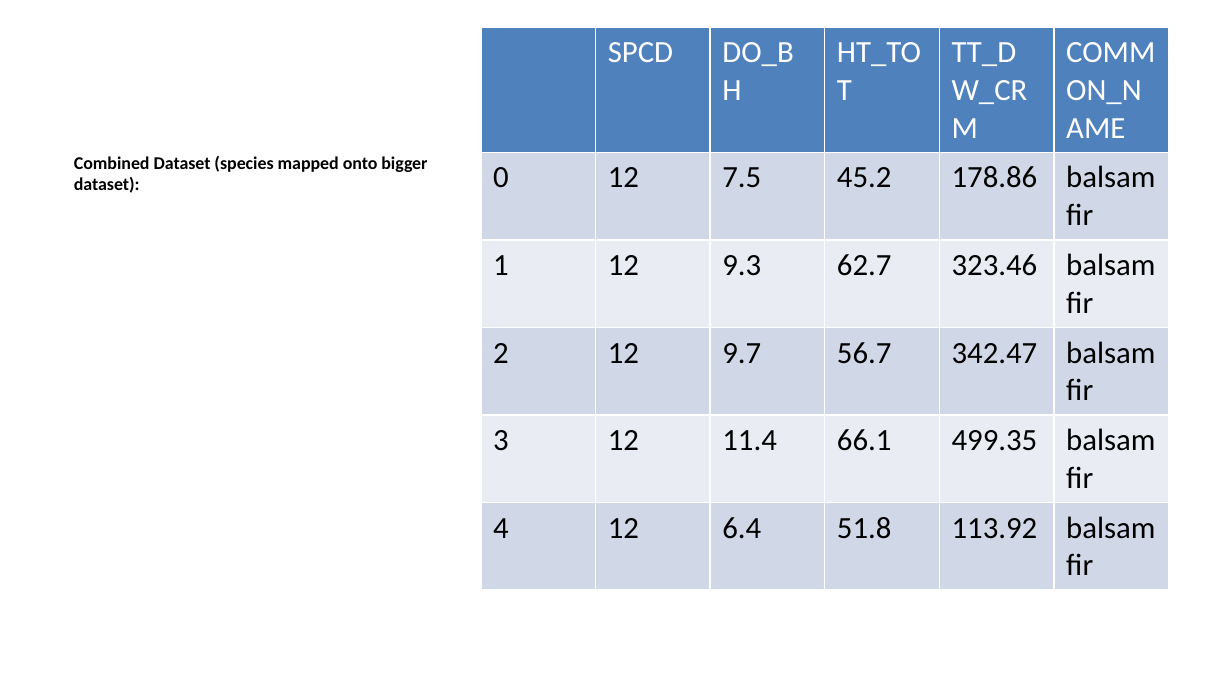
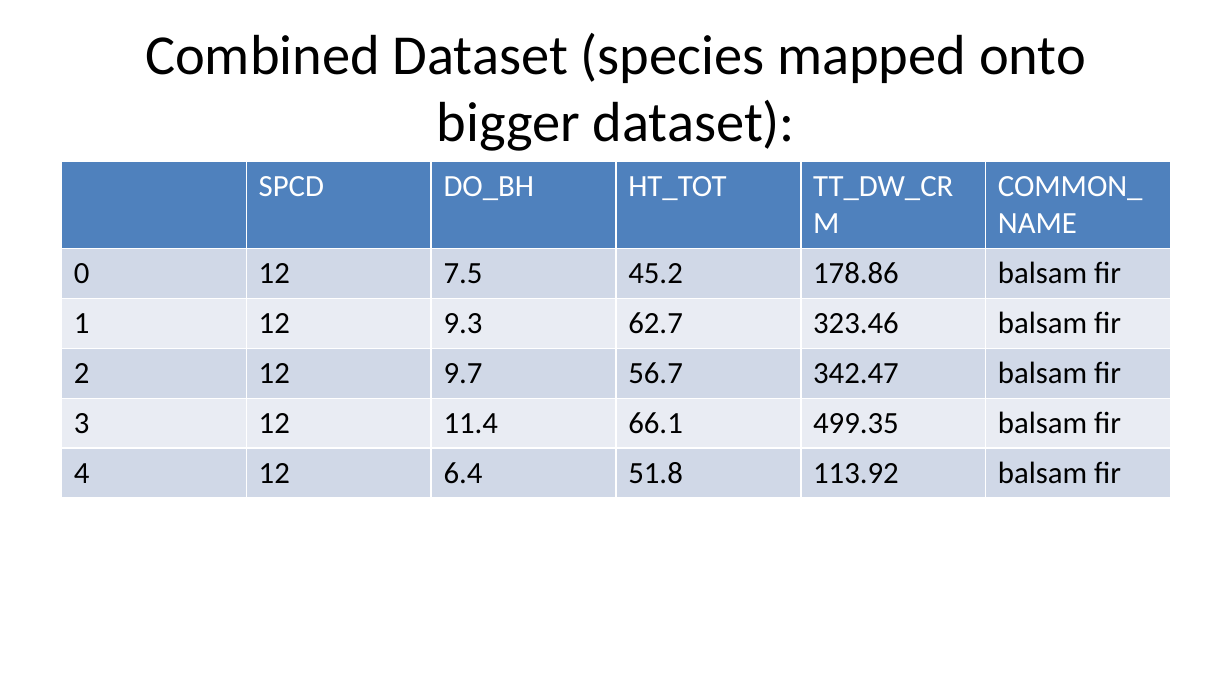
Before and after one commit to deancallahan25/Redwood-Analytics-Portfolio, a slide deck: slide 16 of Project-3/individual-models/data/presentation.pptx (slide 13 before the commit). Drawn at 1232x693 pixels with LibreOffice and Linux fonts; fonts in the diff are those of the drawing. Boxes give left, top, right and bottom in pixels: in the first picture for what was removed or moved away, otherwise in the second. Text is boxed around its words. In the diff, an @@ line names an element or a change of style, - is before the commit and + after.

```diff
--- a/Project-3/individual-models/data/presentation.pptx
+++ b/Project-3/individual-models/data/presentation.pptx
@@ title "Combined Dataset (species mapped onto ...": place and size @@
-title "Combined Dataset (species mapped onto ..." at (74, 156, 427, 193)
+title "Combined Dataset (species mapped onto ..." at (145, 33, 1086, 151)
@@ title "Combined Dataset (species mapped onto ..." at (145, 33, 1086, 151): size 10.5 to 33 pt, bold off; alignment left to centre; less space between paragraphs; vertical alignment top to middle @@
@@ table: place and size @@
-table at (480, 27, 1168, 617)
+table at (62, 161, 1170, 618)
```
Also in this commit, not shown: 4 other slides changed, 8 slides added, 4 slides removed, 1 other file.
